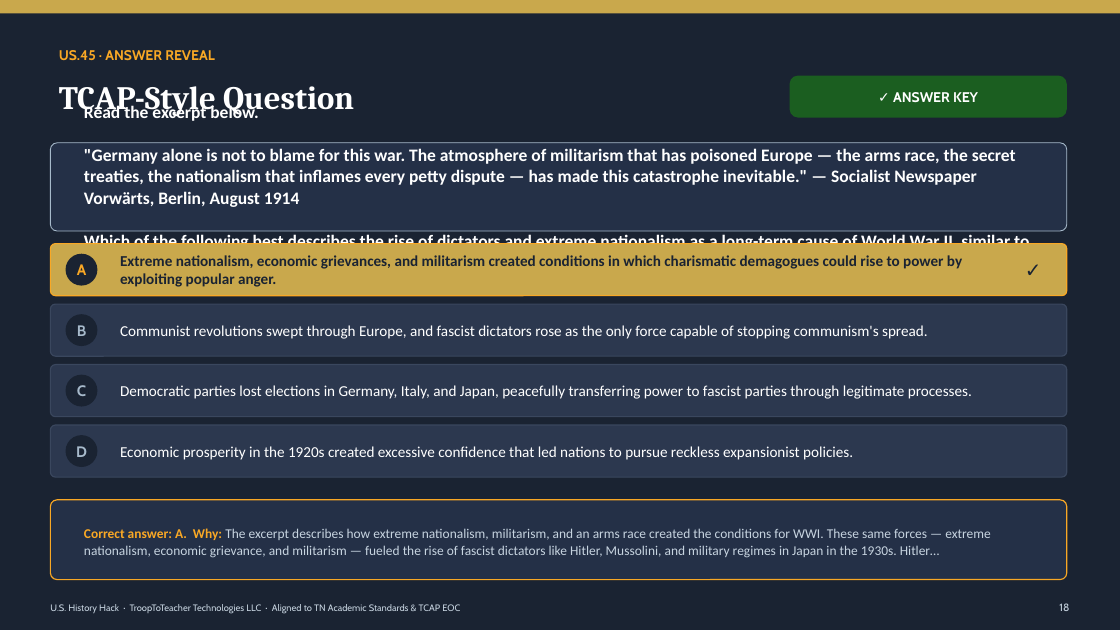
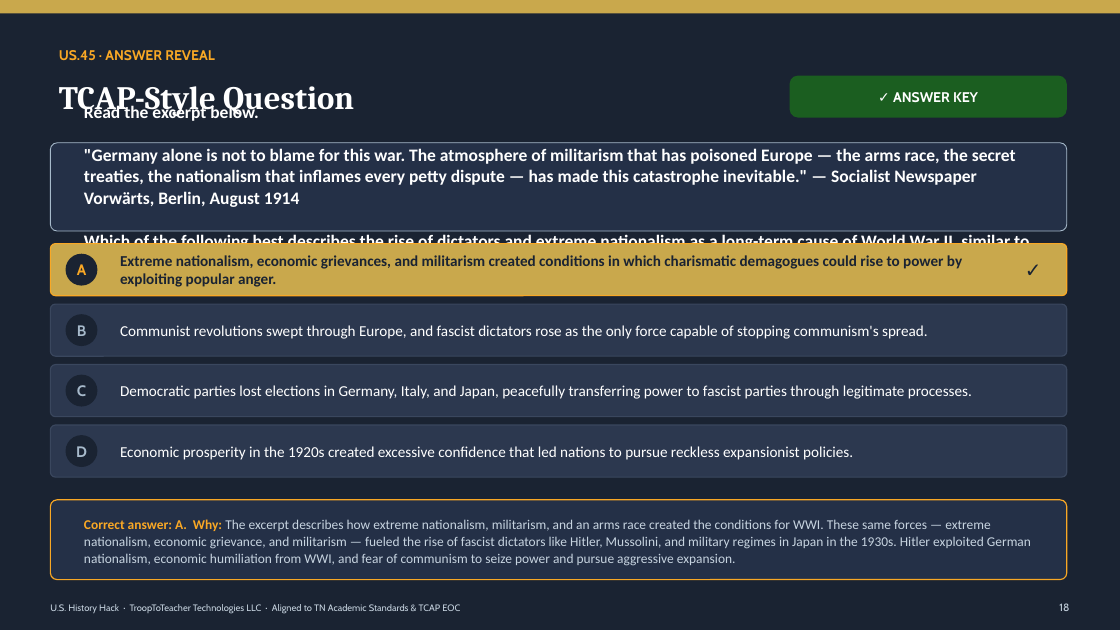
Before and after one commit to Trooptoteacher/trooptoteacher-history, a slide deck: slide 19 of HistoryHack_Platinum/deliverables_unit6/Unit6_Teacher_Deck_CourseStandard.pptx. Drawn at 1120x630 pixels with LibreOffice and Linux fonts; fonts in the diff are those of the drawing. Boxes give left, top, right and bottom in pixels: in the first picture for what was removed or moved away, otherwise in the second. Text is boxed around its words. In the diff, an @@ line names an element or a change of style, - is before the commit and + after.

```diff
--- a/HistoryHack_Platinum/deliverables_unit6/Unit6_Teacher_Deck_CourseStandard.pptx
+++ b/HistoryHack_Platinum/deliverables_unit6/Unit6_Teacher_Deck_CourseStandard.pptx
@@ text at [84, 519, 1031, 566]: text changed @@
-Correct answer: A. Why: The excerpt describes how extreme nationalism, militarism, and an arms race created the conditions for WWI. These same forces — extreme nationalism, economic grievance, and militarism — fueled the rise of fascist dictators like Hitler, Mussolini, and military regimes in Japan in the 1930s. Hitler…
+Correct answer: A. Why: The excerpt describes how extreme nationalism, militarism, and an arms race created the conditions for WWI. These same forces — extreme nationalism, economic grievance, and militarism — fueled the rise of fascist dictators like Hitler, Mussolini, and military regimes in Japan in the 1930s. Hitler exploited German nationalism, economic humiliation from WWI, and fear of communism to seize power and pursue aggressive expansion.
```
Also in this commit, not shown: 14 other slides changed, 19 other files.
